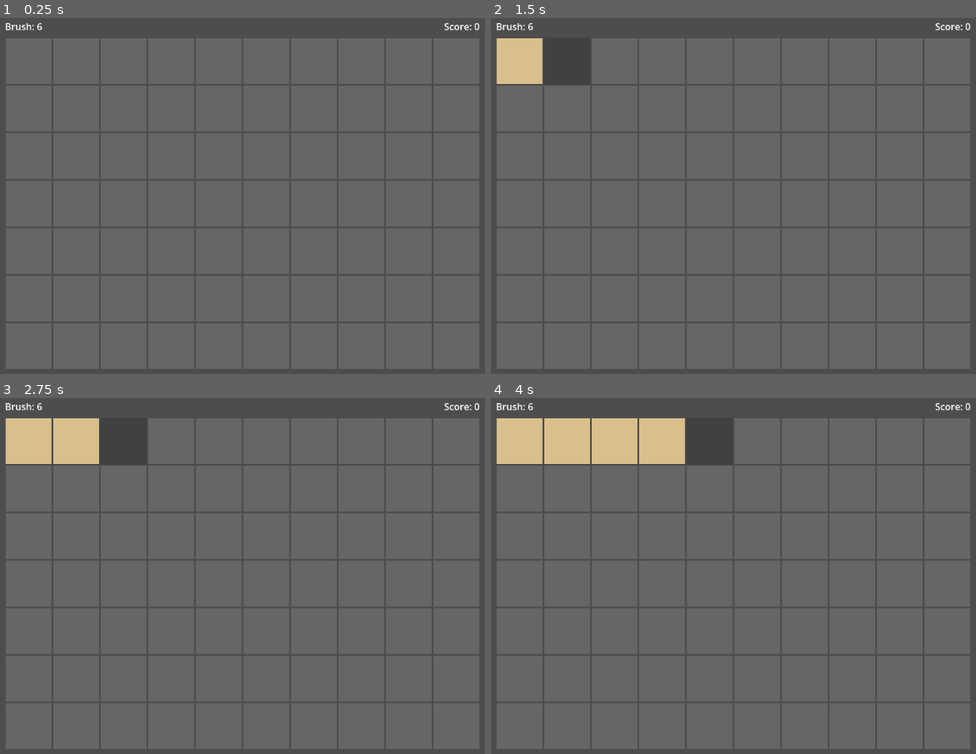
Above: before the commit, frames 1-4 (two rows, left to right).
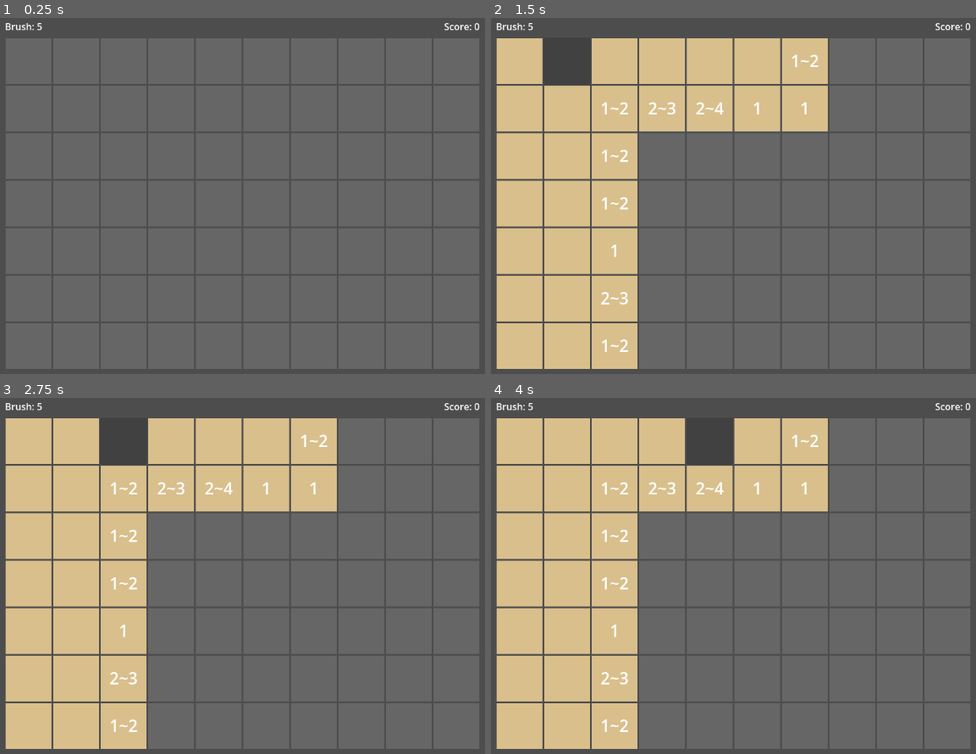
Above: after the commit, the same moments.

Repository: UtopiaRebels/Dodge-Game-Practice
Game: Godot game, scene res://scenes/grid.tscn
Same seed, same stepped clock (60 frames per second), same inputs: the game is played once before the commit and once after it.
Inputs (mouse positions are in pixels of both pictures, inside the frame that each line leads up to):
- Up to frame 1 (0.25 s): no input
- Up to frame 2 (1.5 s): click (520, 60) at 0.5 s; click (568, 60) at 1.27 s
- Up to frame 3 (2.75 s): click (121, 440) at 2.02 s
- Up to frame 4 (4 s): click (660, 440) at 2.77 s; click (709, 440) at 3.52 s

The runs differ from the first frame. In frame 1, less than 0.1% of the frame differs, in the area x 7-9%, y 1-4%; in frame 2, 33%, in the area x 1-70%, y 1-99%; in frame 3, 32%; in frame 4, 29%.

Commit message:
Add rating and improve balanced gameplay

Diff:
--- a/scripts/grid.gd
+++ b/scripts/grid.gd
@@ -3,12 +3,12 @@
 # 地图参数
 const COLS = 10
 const ROWS = 7
-const ARTIFACT_COUNT = 8
-const BRUSH_INITIAL = 6
+const ARTIFACT_COUNT = 10
+const BRUSH_INITIAL = 5
 
 # 各稀有度的分数（完整 / 损坏）
-const SCORE_INTACT  = { 1: 10,  2: 30,  3: 100, 4: 300 }
-const SCORE_DAMAGED = { 1:  5,  2: 15,  3:  50, 4: 150 }
+const SCORE_INTACT  = { 1: 10, 2: 35, 3: 130, 4: 280 }
+const SCORE_DAMAGED = { 1:  5, 2: 10, 3:  45, 4:  70 }
 
 const CellScene = preload("res://scenes/cell.tscn")
 
@@ -78,10 +78,10 @@
 	cells[legendary_idx / COLS][legendary_idx % COLS].is_artifact     = true
 	cells[legendary_idx / COLS][legendary_idx % COLS].artifact_rarity = 4
 
-	# 放置 4 个 common 和 2 个 fine
-	var common_fine = [1, 1, 1, 1, 2, 2]
+	# 放置 5 个 common 和 3 个 fine
+	var common_fine = [1, 1, 1, 1, 1, 2, 2, 2]
 	common_fine.shuffle()
-	for i in 6:
+	for i in len(common_fine):
 		var idx = remaining[i]
 		cells[idx / COLS][idx % COLS].is_artifact     = true
 		cells[idx / COLS][idx % COLS].artifact_rarity = common_fine[i]
@@ -168,11 +168,16 @@
 func _on_cell_requested_dig(cell):
 	if not map_generated:
 		generate_map_avoiding(cell)
+
 	cell.do_dig()
 	if cell.is_artifact:
 		score += SCORE_DAMAGED[cell.artifact_rarity]
 	if cell.is_damaged:
 		reduce_neighbor_fuzz(cell)
+	# 挖到空白格时立即扩散（含数字格边界，像传统扫雷）
+	if not cell.is_artifact:
+		var pos = cell_pos[cell]
+		flood_fill_blank(pos.x, pos.y)
 	update_ui()
 	check_game_over()
 
@@ -187,6 +192,53 @@
 		score += SCORE_INTACT[cell.artifact_rarity]
 	update_ui()
 	check_game_over()
+
+# -------------------------------------------------------
+# 空白格自动扩散（BFS flood fill）
+# -------------------------------------------------------
+
+func flood_fill_blank(start_row: int, start_col: int):
+	var start_cell = cells[start_row][start_col]
+	# 只有空白格（min=max=0，非文物）才触发扩散
+	if start_cell.is_artifact or start_cell.number_min != 0 or start_cell.number_max != 0:
+		return
+
+	var visited := {}
+	var queue: Array[Vector2i] = [Vector2i(start_row, start_col)]
+	visited[start_row * COLS + start_col] = true
+
+	while queue.size() > 0:
+		var pos: Vector2i = queue.pop_front()
+		var cell = cells[pos.x][pos.y]
+
+		# 自动揭开此空白格（若尚未揭开）
+		if not cell.is_revealed:
+			cell.is_revealed = true
+			cell.update_visuals()
+
+		# 向 8 方向扩展，只把空白格加入队列
+		for dr in [-1, 0, 1]:
+			for dc in [-1, 0, 1]:
+				if dr == 0 and dc == 0:
+					continue
+				var r = pos.x + dr
+				var c = pos.y + dc
+				if r < 0 or r >= ROWS or c < 0 or c >= COLS:
+					continue
+				var key = r * COLS + c
+				if visited.has(key):
+					continue
+				visited[key] = true
+				var neighbor = cells[r][c]
+				if neighbor.is_artifact or neighbor.is_revealed:
+					continue
+				if neighbor.number_min == 0 and neighbor.number_max == 0:
+					# 空白格：加入队列继续扩散
+					queue.append(Vector2i(r, c))
+				else:
+					# 数字格：直接揭开但不继续扩散
+					neighbor.is_revealed = true
+					neighbor.update_visuals()
 
 # -------------------------------------------------------
 # 损坏文物 → 周围数字变精确
@@ -255,7 +307,26 @@
 	for row in ROWS:
 		for col in COLS:
 			cells[row][col].disabled = true
-	score_label.text = "Final: " + str(score)
+	var rating = get_rating(score)
+	score_label.text = "Final: " + str(score) + "  " + rating
+
+func get_rating(s: int) -> String:
+	# 满分约565（5C+3F+1R+1L全完整），全损坏约170
+	# S≥440：传奇+稀有都完整（约125分区间，上限565）
+	# A≥325：传奇损坏但其余全完整≈355（约114分区间）
+	# B≥240：仅稀有完整≈255，加一两件其他≈260-280（约84分区间）
+	# C≥175：少数低价值文物完整（约64分区间）
+	# D＜175：几乎全部损坏（全损坏≈170→D）
+	if s >= 440:
+		return "S"
+	elif s >= 325:
+		return "A"
+	elif s >= 240:
+		return "B"
+	elif s >= 175:
+		return "C"
+	else:
+		return "D"
 
 # -------------------------------------------------------
 # UI
